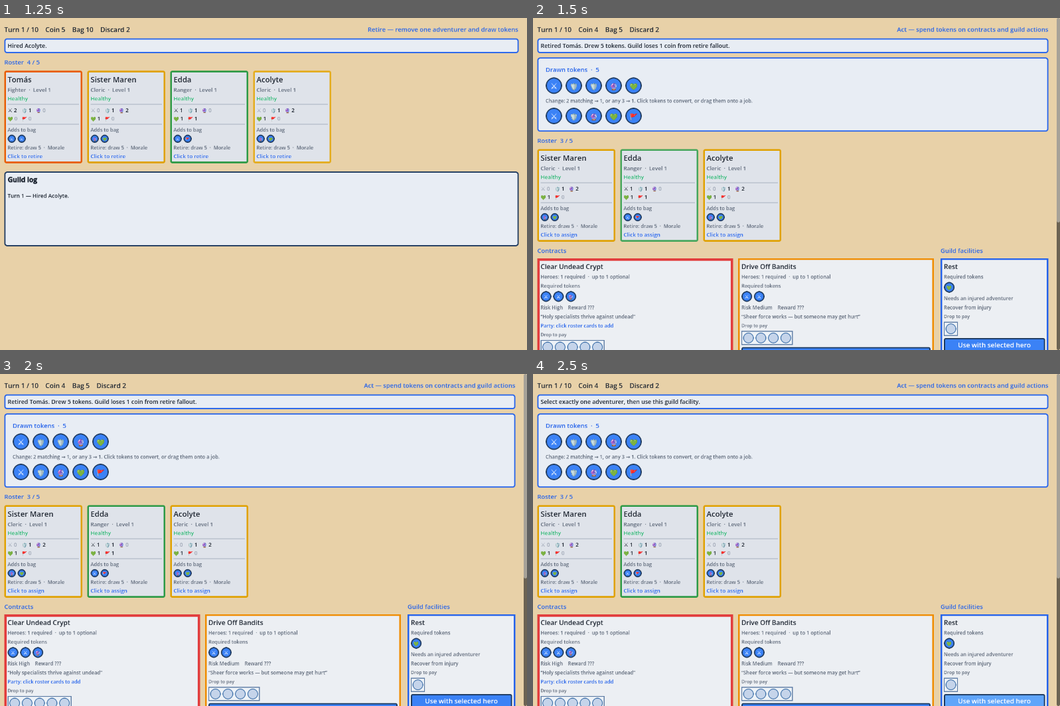
Above: before the commit, frames 1-4 (two rows, left to right).
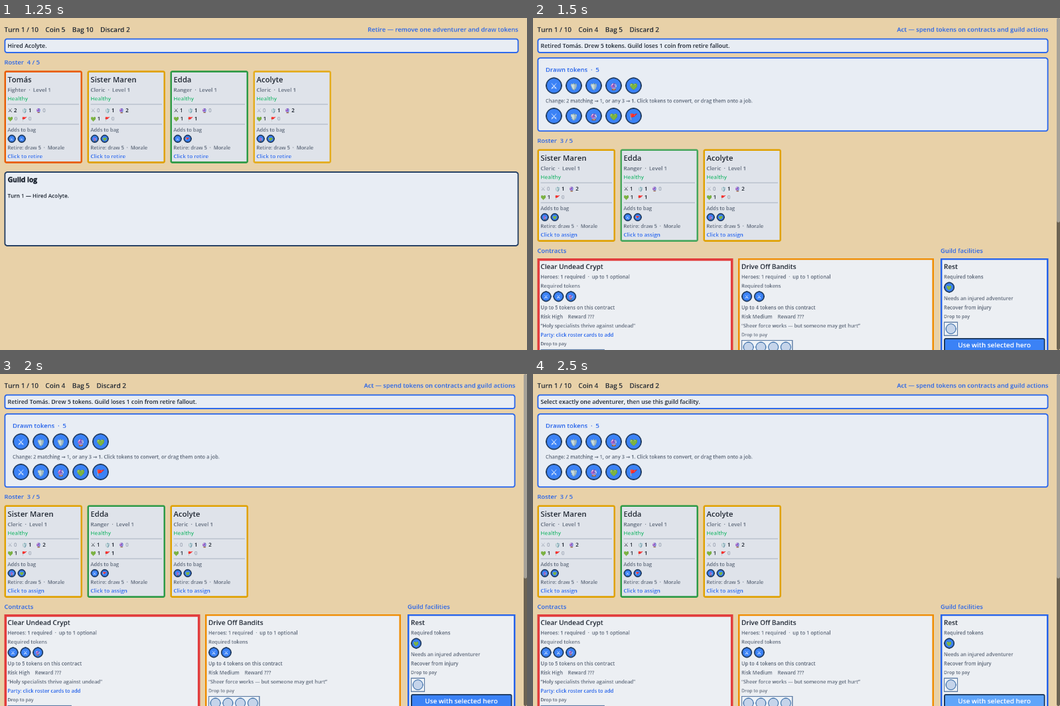
Above: after the commit, the same moments.

Repository: yaakovb/bag-building-game
Game: Godot game, scene res://scenes/main.tscn
Two runs of this game, one before a commit and one after it. Both use one fixed random seed, a clock stepped at 60 frames per second and the inputs below.
Inputs (mouse positions are in pixels of both pictures, inside the frame that each line leads up to):
- Up to frame 1 (1.25 s): tap Enter at 0.5 s; drag from (42, 117) to (316, 110) at 0.52 s
- Up to frame 2 (1.5 s): tap Enter at 1.25 s; drag from (575, 117) to (770, 250) at 1.27 s
- Up to frame 3 (2 s): no input
- Up to frame 4 (2.5 s): click "Use with selected hero" at 2 s

Frame 1 is identical in both runs. In frame 2, 1.8% of the frame differs, in the area x 1-76%, y 86-100%; in frame 3, 1.8%; in frame 4, 1.8%.

Commit message:
Implement contract token caps and bag discard lifecycle rules.
Contracts enforce max_tokens, contract payments are destroyed, conversion inputs return to discard, and only created conversion tokens are destroyed at end of turn.

Co-authored-by: Cursor <cursoragent@cursor.com>

Diff:
--- a/game/data/contracts/contracts.json
+++ b/game/data/contracts/contracts.json
@@ -3,6 +3,7 @@
 	"id": "contract_undead",
 	"name": "Clear Undead Crypt",
 	"token_cost": { "attack": 2, "magic": 1 },
+	"max_tokens": 5,
 	"success_need": { "attack": 3, "magic": 2 },
 	"min_adventurers": 1,
 	"max_adventurers": 2,
@@ -17,6 +18,7 @@
 	"id": "contract_escort",
 	"name": "Escort Merchant",
 	"token_cost": { "defense": 1, "leadership": 1 },
+	"max_tokens": 4,
 	"success_need": { "defense": 2, "leadership": 2 },
 	"min_adventurers": 1,
 	"max_adventurers": 2,
@@ -30,6 +32,7 @@
 	"id": "contract_bandits",
 	"name": "Drive Off Bandits",
 	"token_cost": { "attack": 2 },
+	"max_tokens": 4,
 	"success_need": { "attack": 4 },
 	"min_adventurers": 1,
 	"max_adventurers": 2,
@@ -43,6 +46,7 @@
 	"id": "contract_ritual",
 	"name": "Disrupt Dark Ritual",
 	"token_cost": { "magic": 1, "support": 1 },
+	"max_tokens": 4,
 	"success_need": { "magic": 3, "support": 2 },
 	"min_adventurers": 1,
 	"max_adventurers": 2,
--- a/game/scripts/autoload/game_state.gd
+++ b/game/scripts/autoload/game_state.gd
@@ -45,6 +45,7 @@
 var guild_coin: int = 5
 var roster: Array = []
 var drawn_tokens: Dictionary = ActionToken.empty_pool()
+var converted_tokens: Dictionary = ActionToken.empty_pool()
 var assigned_this_turn: Array = []
 var contracts: Array = []
 var resolved_contracts: Array = []
@@ -85,7 +86,7 @@
 	result = GameResult.NONE
 	guild_coin = 5
 	roster.clear()
-	drawn_tokens = ActionToken.empty_pool()
+	_clear_drawn_tokens()
 	assigned_this_turn.clear()
 	contracts.clear()
 	resolved_contracts.clear()
@@ -119,6 +120,12 @@
 	return adventurer_templates[template_id]
 
 
+func get_contract_max_tokens(contract_id: String) -> int:
+	var contract: Dictionary = contract_templates[contract_id]
+	var costs: Dictionary = ActionToken.parse_cost_map(contract.get("token_cost", {}))
+	return int(contract.get("max_tokens", ActionToken.total(costs)))
+
+
 func get_adventurer_by_id(instance_id: int) -> AdventurerInstance:
 	for adventurer in roster:
 		if adventurer.instance_id == instance_id:
@@ -190,7 +197,7 @@
 	var template: Dictionary = adventurer_templates[adventurer.template_id]
 	var draw_count := get_retire_draw(adventurer)
 	var drawn: Array = bag.draw(draw_count)
-	drawn_tokens = ActionToken.empty_pool()
+	_clear_drawn_tokens()
 	for token_type in drawn:
 		ActionToken.add_tokens(drawn_tokens, token_type, 1)
 
@@ -261,11 +268,15 @@
 
 	var costs: Dictionary = ActionToken.parse_cost_map(contract.get("token_cost", {}))
 	var payment: Dictionary = ActionToken.combined_pool(costs, extras)
+	var max_tokens := get_contract_max_tokens(contract_id)
+	if ActionToken.total(payment) > max_tokens:
+		_emit_message("This contract accepts at most %d tokens." % max_tokens)
+		return false
 	if not ActionToken.can_pay(drawn_tokens, payment):
 		_emit_message("Not enough drawn tokens for this contract.")
 		return false
 
-	ActionToken.pay(drawn_tokens, payment)
+	_consume_drawn_tokens(payment, false)
 	for instance_id in assignee_ids:
 		assigned_this_turn.append(instance_id)
 
@@ -410,7 +421,7 @@
 		_emit_message("Not enough drawn tokens.")
 		return false
 
-	ActionToken.pay(drawn_tokens, costs)
+	_consume_drawn_tokens(costs, true)
 	assigned_this_turn.append(instance_id)
 	did_guild_action_this_turn = true
 
@@ -457,8 +468,9 @@
 		_emit_message("Not enough tokens to change.")
 		return false
 
-	ActionToken.pay(drawn_tokens, payment)
+	_consume_drawn_tokens(payment, true)
 	ActionToken.add_tokens(drawn_tokens, to_type, 1)
+	ActionToken.add_tokens(converted_tokens, to_type, 1)
 	_emit_message("Changed tokens into %s." % ActionToken.NAMES[to_type])
 	state_changed.emit()
 	return true
@@ -468,7 +480,7 @@
 	if phase != Phase.ACT:
 		return
 
-	drawn_tokens = ActionToken.empty_pool()
+	_return_unspent_drawn_tokens()
 	assigned_this_turn.clear()
 
 	if _check_lose():
@@ -560,6 +572,33 @@
 	message_posted.emit(text)
 
 
+func _clear_drawn_tokens() -> void:
+	drawn_tokens = ActionToken.empty_pool()
+	converted_tokens = ActionToken.empty_pool()
+
+
+func _consume_drawn_tokens(payment: Dictionary, to_discard: bool) -> void:
+	for token_type in ActionToken.ALL_TYPES:
+		var amount: int = int(payment.get(token_type, 0))
+		if amount <= 0:
+			continue
+		var converted_used: int = mini(amount, int(converted_tokens.get(token_type, 0)))
+		converted_tokens[token_type] = int(converted_tokens.get(token_type, 0)) - converted_used
+		drawn_tokens[token_type] = int(drawn_tokens.get(token_type, 0)) - amount
+		if to_discard:
+			bag.add_to_discard(token_type, amount)
+
+
+func _return_unspent_drawn_tokens() -> void:
+	for token_type in ActionToken.ALL_TYPES:
+		var remaining: int = int(drawn_tokens.get(token_type, 0))
+		var converted_left: int = int(converted_tokens.get(token_type, 0))
+		var to_discard: int = remaining - converted_left
+		if to_discard > 0:
+			bag.add_to_discard(token_type, to_discard)
+	_clear_drawn_tokens()
+
+
 func _record_contract_result(
 	contract_id: String,
 	assignees: Array,
--- a/game/scripts/systems/bag.gd
+++ b/game/scripts/systems/bag.gd
@@ -28,8 +28,12 @@
 
 
 func add_contribution(contribution: Dictionary) -> void:
-	for token_type in contribution.keys():
-		add_to_discard(token_type, contribution[token_type])
+	add_pool_to_discard(contribution)
+
+
+func add_pool_to_discard(pool: Dictionary) -> void:
+	for token_type in pool.keys():
+		add_to_discard(token_type, int(pool[token_type]))
 
 
 func shuffle() -> void:
--- a/game/scripts/test_runner.gd
+++ b/game/scripts/test_runner.gd
@@ -159,6 +159,80 @@
 		errors.append("Any 3 tokens should convert into 1")
 	elif ActionToken.total(gs.drawn_tokens) != 1 or gs.drawn_tokens[ActionToken.Type.SUPPORT] != 1:
 		errors.append("Mixed convert should leave a single support token")
+	elif ActionToken.total(gs.converted_tokens) != 1:
+		errors.append("Converted token should be tracked separately")
+
+	gs.new_run()
+	gs.phase = gs.Phase.ACT
+	gs.bag.clear()
+	gs._clear_drawn_tokens()
+	var discard_before: int = gs.bag.discard_count()
+	ActionToken.add_tokens(gs.drawn_tokens, ActionToken.Type.ATTACK, 2)
+	ActionToken.add_tokens(gs.drawn_tokens, ActionToken.Type.DEFENSE, 1)
+	gs.end_turn()
+	if gs.bag.discard_count() != discard_before + 3:
+		errors.append("Unspent drawn tokens should return to discard at end of turn")
+
+	gs.new_run()
+	gs.phase = gs.Phase.ACT
+	gs.bag.clear()
+	discard_before = gs.bag.discard_count()
+	gs.drawn_tokens = ActionToken.empty_pool()
+	ActionToken.add_tokens(gs.drawn_tokens, ActionToken.Type.ATTACK, 2)
+	var convert_pair: Dictionary = ActionToken.empty_pool()
+	ActionToken.add_tokens(convert_pair, ActionToken.Type.ATTACK, 2)
+	gs.convert_tokens(convert_pair, ActionToken.Type.MAGIC)
+	gs.end_turn()
+	if gs.bag.discard_count() != discard_before + 2:
+		errors.append("Conversion inputs should return to discard; only the created token is destroyed at end of turn")
+
+	gs.new_run()
+	gs.phase = gs.Phase.ACT
+	gs.bag.clear()
+	discard_before = gs.bag.discard_count()
+	gs.drawn_tokens = ActionToken.empty_pool()
+	ActionToken.add_tokens(gs.drawn_tokens, ActionToken.Type.DEFENSE, 1)
+	ActionToken.add_tokens(gs.drawn_tokens, ActionToken.Type.LEADERSHIP, 1)
+	var ranger_for_escort: int = -1
+	for adventurer in gs.roster:
+		if String(gs.get_template(adventurer.template_id).get("class", "")) == "Ranger":
+			ranger_for_escort = adventurer.instance_id
+			break
+	if ranger_for_escort != -1:
+		gs.contracts = ["contract_escort"]
+		gs.resolved_contracts.clear()
+		gs.did_contract_this_turn = false
+		gs.assigned_this_turn.clear()
+		gs.try_resolve_contract("contract_escort", [ranger_for_escort])
+		if gs.bag.discard_count() != discard_before:
+			errors.append("Contract tokens should be destroyed, not sent to discard")
+
+	gs.new_run()
+	gs.phase = gs.Phase.ACT
+	gs.bag.clear()
+	discard_before = gs.bag.discard_count()
+	gs.drawn_tokens = ActionToken.empty_pool()
+	ActionToken.add_tokens(gs.drawn_tokens, ActionToken.Type.LEADERSHIP, 1)
+	var trainee_id: int = gs.roster[0].instance_id
+	gs.assigned_this_turn.clear()
+	gs.did_guild_action_this_turn = false
+	gs.try_guild_action("action_train", [trainee_id])
+	if gs.bag.discard_count() != discard_before + 1:
+		errors.append("Guild facility tokens should return to discard")
+
+	gs.new_run()
+	gs.phase = gs.Phase.ACT
+	gs.drawn_tokens = ActionToken.empty_pool()
+	ActionToken.add_tokens(gs.drawn_tokens, ActionToken.Type.ATTACK, 2)
+	ActionToken.add_tokens(gs.drawn_tokens, ActionToken.Type.MAGIC, 2)
+	gs.contracts = ["contract_undead"]
+	gs.resolved_contracts.clear()
+	gs.did_contract_this_turn = false
+	gs.assigned_this_turn.clear()
+	var too_many: Dictionary = ActionToken.empty_pool()
+	ActionToken.add_tokens(too_many, ActionToken.Type.MAGIC, 3)
+	if gs.try_resolve_contract("contract_undead", [gs.roster[0].instance_id], too_many):
+		errors.append("Contract should reject more than max_tokens")
 
 	var ranger_id: int = -1
 	var second_hero_id: int = -1
--- a/game/scripts/ui/game_screen.gd
+++ b/game/scripts/ui/game_screen.gd
@@ -13,7 +13,6 @@
 const INK_LINE := Color("1e3a5f")
 const DRAWN_CHIP_SIZE := 40.0
 const COST_CHIP_SIZE := 26.0
-const EXTRA_TOKEN_SLOTS := 2
 const DRAG_SCROLL_EDGE := 72.0
 const DRAG_SCROLL_SPEED := 620.0
 
@@ -373,6 +372,13 @@
 
 		var costs: Dictionary = ActionToken.parse_cost_map(contract.get("token_cost", {}))
 		_add_chip_block(body, "Required tokens", costs)
+		var max_tokens: int = GameState.get_contract_max_tokens(contract_id)
+		body.add_child(_card_label(
+			"Up to %d tokens on this contract" % max_tokens,
+			12,
+			TEXT_DIM,
+			false
+		))
 
 		var reward_text: String = String(GameState.discovered_rewards.get(contract_id, "???"))
 		body.add_child(_card_label(
@@ -451,10 +457,7 @@
 
 
 func _slot_limit_for_contract(contract_id: String) -> int:
-	var costs: Dictionary = ActionToken.parse_cost_map(
-		GameState.contract_templates[contract_id].get("token_cost", {})
-	)
-	return ActionToken.total(costs) + EXTRA_TOKEN_SLOTS
+	return GameState.get_contract_max_tokens(contract_id)
 
 
 func _slot_limit_for_facility(action_id: String) -> int:
